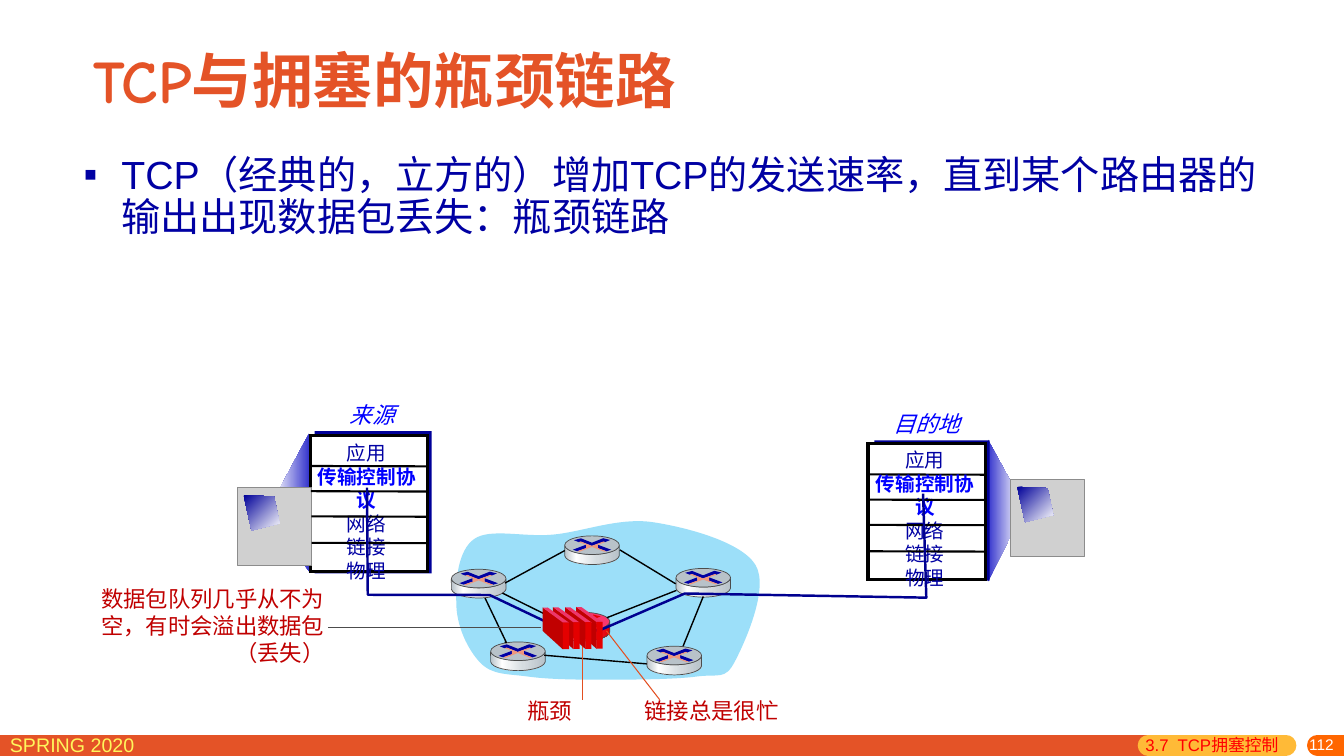
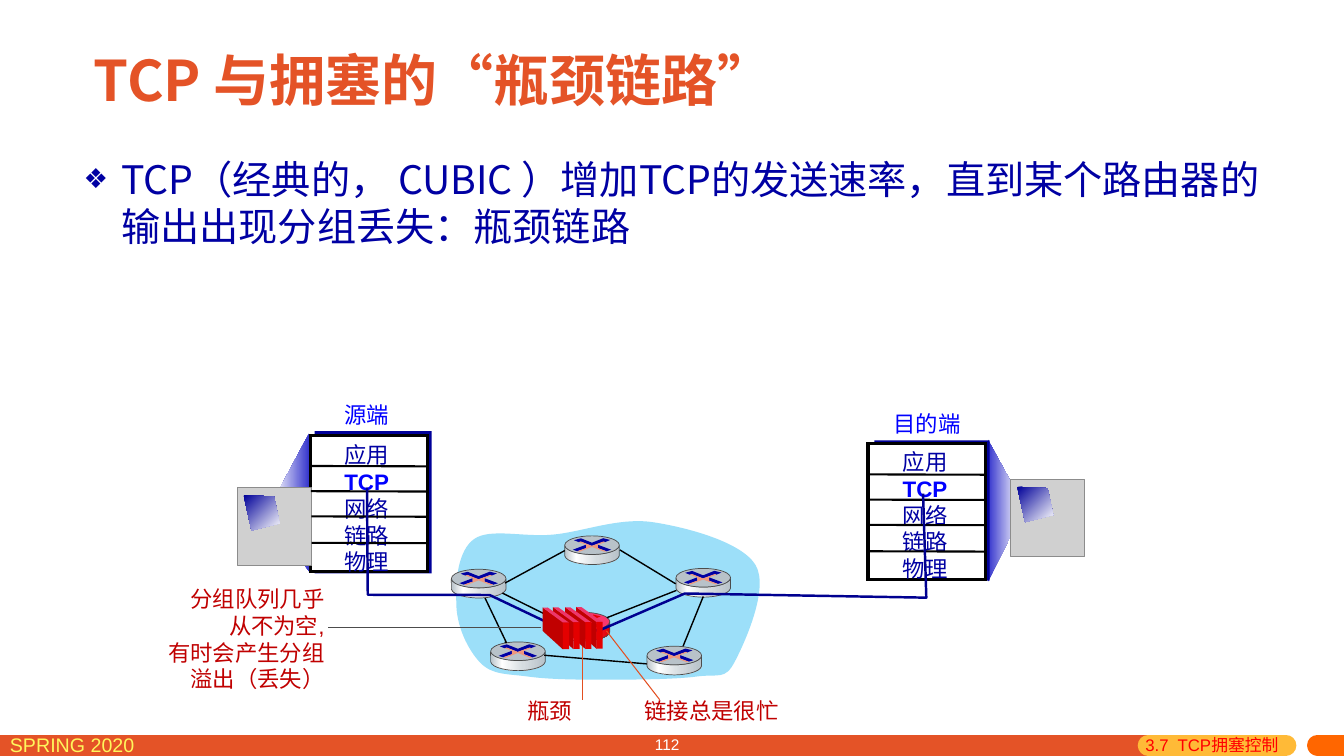
Before and after one commit to network-distributed/presentations, a slide deck: slide 112 of chapter3_cn.pptx. Drawn at 1344x756 pixels with LibreOffice and Linux fonts; fonts in the diff are those of the drawing; grey boxes stand for pictures. Boxes give left, top, right and bottom in pixels: in the first picture for what was removed or moved away, otherwise in the second. Text is boxed around its words. In the diff, an @@ line names an element or a change of style, - is before the commit and + after.

```diff
--- a/chapter3_cn.pptx
+++ b/chapter3_cn.pptx
@@ title at box(94, 53, 773, 106): text changed; size 43.2 to 40 pt; font Comic Neue to Noto Sans CJK SC @@
-TCP与拥塞的瓶颈链路
+TCP 与拥塞的“瓶颈链路”
@@ text at box(121, 160, 1260, 244): text changed; font Arial to Noto Sans CJK SC @@
-▪ TCP（经典的，立方的）增加TCP的发送速率，直到某个路由器的输出出现数据包丢失：瓶颈链路
+❖ TCP（经典的， CUBIC ）增加TCP的发送速率，直到某个路由器的输出出现分组丢失：瓶颈链路
@@ text at box(344, 404, 389, 425): text changed; italic off @@
-来源
+源端
@@ text at box(893, 413, 960, 434): text changed; italic off @@
-目的地
+目的端
@@ text at box(344, 444, 389, 576): size 14 to 16 pt in "应用", "网络", "物理" @@
@@ text at box(344, 474, 389, 495): text changed; size 14 to 16 pt @@
-传输控制协议
+TCP
@@ text at box(903, 451, 948, 583): size 14 to 16 pt in "应用", "网络", "物理" @@
@@ text at box(903, 481, 948, 502): text changed; size 14 to 16 pt @@
-传输控制协议
+TCP
@@ text at box(344, 521, 389, 549): text changed; size 14 to 16 pt @@
-链接
+链路
@@ text at box(903, 528, 948, 556): text changed; size 14 to 16 pt @@
-链接
+链路
@@ text at box(168, 588, 325, 689): text changed @@
-数据包队列几乎从不为空，有时会溢出数据包（丢失）
+分组队列几乎
+从不为空,
+有时会产生分组
+溢出（丢失）
@@ page number added at box(655, 739, 680, 750), 11 pt, text #FFFFFF @@
+112
@@ page number rewrapped from box(1309, 737, 1334, 753) to box(1100, 754, 1344, 756) @@
```
Also in this commit, not shown: 123 other slides changed, 1 slide removed, 1 other file.
